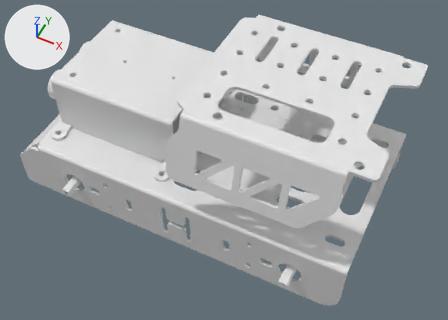
Two versions of the COLLADA model meshes/chassis.dae, one commit apart.
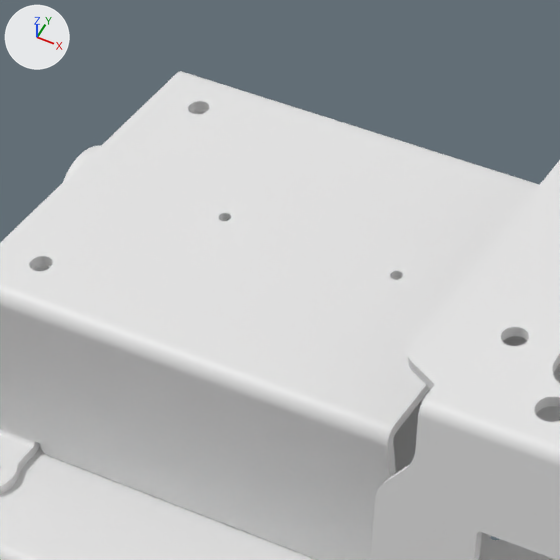
Each version is shown whole from a 50 mm camera at (104.3, -195.4, 219.6) aimed at (11.5, -9.7, -12.6), then close up on the part from 14% to 49% of the width and 0% to 50% of the height. The axes (+X, +Y, +Z) are drawn at upper left. The lights are the same throughout. Where no turn or scale is listed for an object, it has been applied to the vertices. Vertices at the same position are counted once.

Objects in the first close-up: 'TurboPi_chassis'.
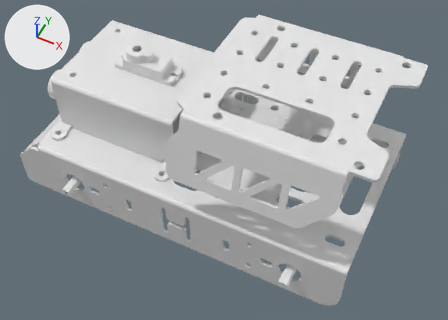
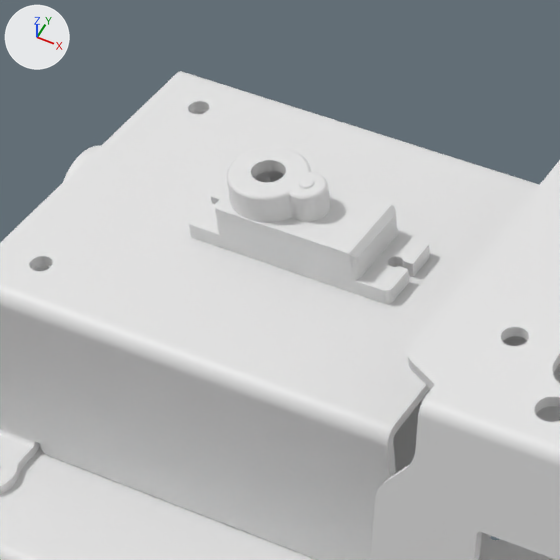
The change, as JSON lines over the scene's bpy script:
```json
{"block": "me_turbopi_chassis", "where": "# used by ob_turbopi_chassis; location = (-90.0, 54.2, -65.0)"}
{"op": "remove", "block": "me_turbopi_chassis", "code": "me_turbopi_chassis.from_pydata(...)  # 16916 vertices, 33856 faces; spans x 0.0..179.0, y -108.0..0.0, z 23.0..107.0"}
{"op": "add", "block": "me_turbopi_chassis", "code": "me_turbopi_chassis.from_pydata(...)  # 21298 vertices, 42620 faces; spans x 0.0..179.0, y -108.0..0.0, z 23.0..107.0"}
{"block": "me_turbopi_chassis", "change": "me_turbopi_chassis part 1: a new loose piece of 4382 vertices spanning x 39.0..72.0, y -60.0..-48.0, z 86.0..98.0"}
```

Location of each change, (x1, y1, x2, y2) in pixels of the close-ups (560 x 560 px):
```json
{"part": 1, "of": "me_turbopi_chassis", "change": "added", "after": [188, 147, 430, 304]}
```
